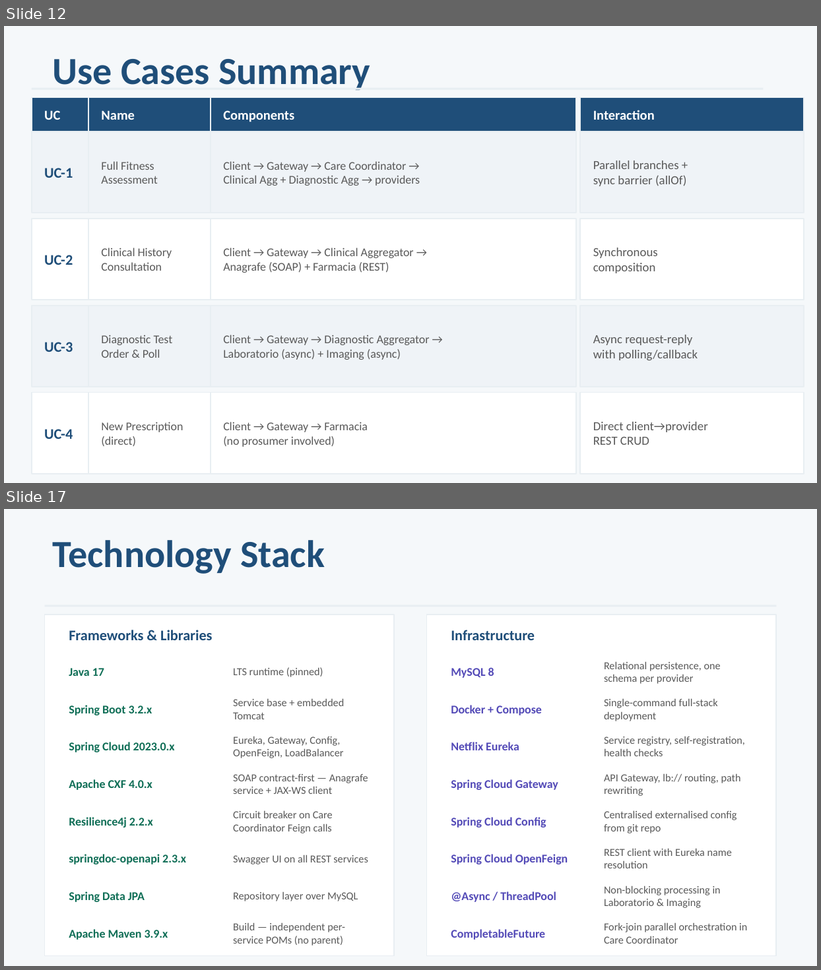
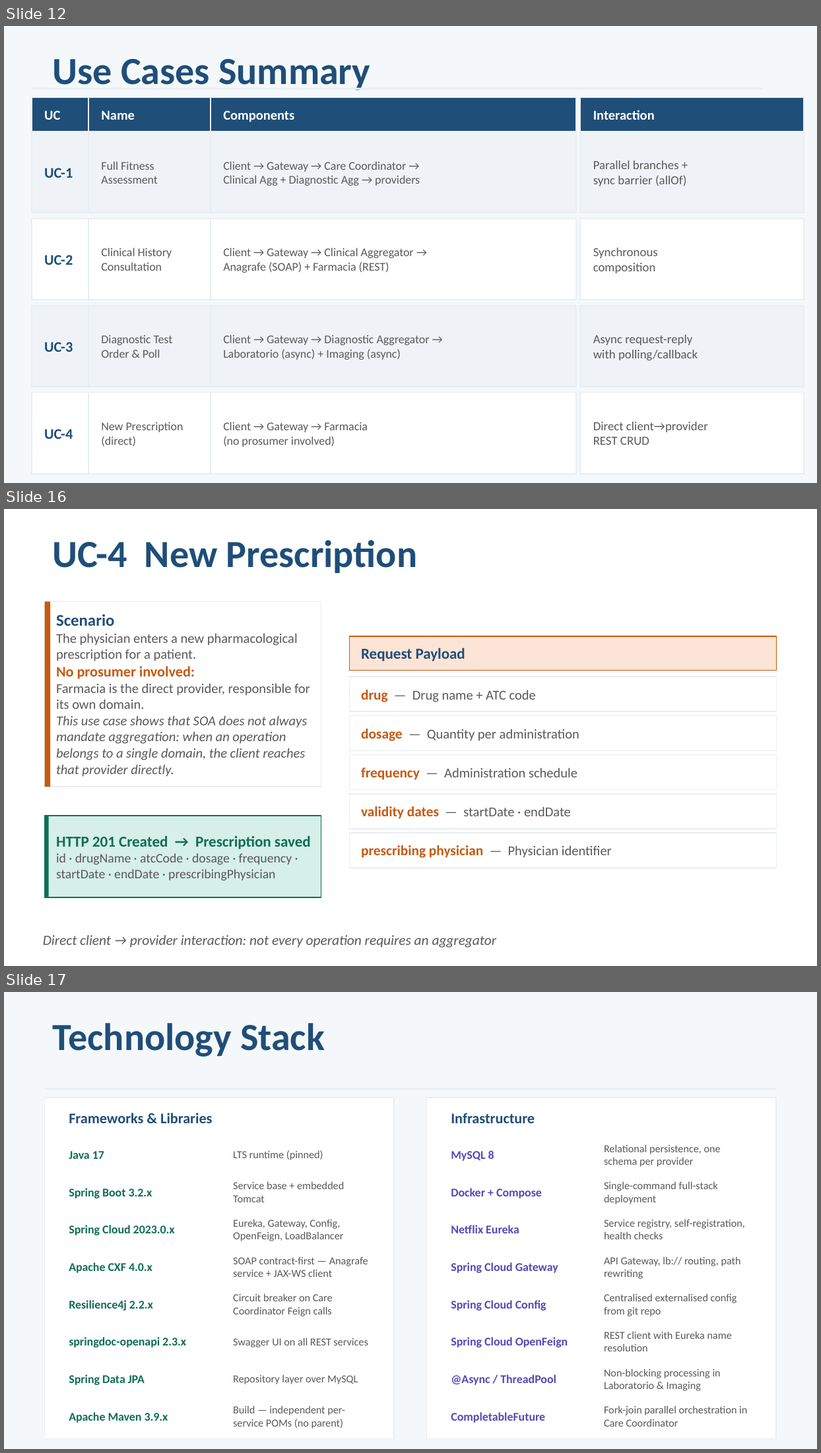
Before and after one commit to ediscota/Healthsoa, a slide deck: docs/HealthSOA_Presentation.pptx. Shown one above the other, each under a label of ours: slides 12 and 17 before the commit, slides 12, 16 and 17 after it; the slides between them are not shown. The pictures are 821x970 and 821x1453 pixels, drawn with LibreOffice and Linux fonts; fonts in the diff are those of the drawing. Boxes give left, top, right and bottom in pixels: in the first picture for what was removed or moved away, otherwise in the second. Text is boxed around its words. In the diff, an @@ line names an element or a change of style, - is before the commit and + after.

```diff
--- a/docs/HealthSOA_Presentation.pptx
+++ b/docs/HealthSOA_Presentation.pptx
@@ slide 16 added at bbox=[4, 509, 817, 966], background #FFFFFF @@
@@ text added at bbox=[53, 540, 417, 573], 34 pt, text #1F4E79, bold @@
+UC-4 New Prescription
@@ rectangle added at bbox=[45, 601, 321, 787], fill #FFFFFF, outline #E8EEF2 1 pt, 12 pt, text #595959 @@
+Scenario
+The physician enters a new pharmacological prescription for a patient.
+No prosumer involved:
+Farmacia is the direct provider, responsible for its own domain.
+This use case shows that SOA does not always mandate aggregation: when an operation belongs to a single domain, the client reaches that provider directly.
@@ rectangle added at bbox=[45, 601, 50, 787], fill #C55A11 @@
@@ rectangle added at bbox=[350, 636, 776, 670], fill #FCE4D6, outline #C55A11 1 pt, 13.5 pt, text #1F4E79, bold @@
+Request Payload
@@ rectangle added at bbox=[350, 677, 355, 712], fill #C55A11 @@
@@ rectangle added at bbox=[350, 677, 776, 712], fill #FFFFFF, outline #E8EEF2 1 pt, 12 pt, text #595959 @@
+drug — Drug name + ATC code
@@ rectangle added at bbox=[350, 716, 355, 751], fill #C55A11 @@
@@ rectangle added at bbox=[350, 716, 776, 751], fill #FFFFFF, outline #E8EEF2 1 pt, 12 pt, text #595959 @@
+dosage — Quantity per administration
@@ rectangle added at bbox=[350, 755, 355, 789], fill #C55A11 @@
@@ rectangle added at bbox=[350, 755, 776, 789], fill #FFFFFF, outline #E8EEF2 1 pt, 12 pt, text #595959 @@
+frequency — Administration schedule
@@ rectangle added at bbox=[350, 793, 355, 828], fill #C55A11 @@
@@ rectangle added at bbox=[350, 793, 776, 828], fill #FFFFFF, outline #E8EEF2 1 pt, 12 pt, text #595959 @@
+validity dates — startDate · endDate
@@ rectangle added at bbox=[45, 815, 321, 897], fill #D6EFE8, outline #0F6E56 1 pt, 11.5 pt, text #595959 @@
+HTTP 201 Created → Prescription saved
+id · drugName · atcCode · dosage · frequency · startDate · endDate · prescribingPhysician
@@ rectangle added at bbox=[45, 815, 49, 897], fill #0F6E56 @@
@@ rectangle added at bbox=[350, 832, 355, 867], fill #C55A11 @@
@@ rectangle added at bbox=[350, 832, 776, 867], fill #FFFFFF, outline #E8EEF2 1 pt, 12.5 pt, text #C55A11, bold @@
+prescribing physician — Physician identifier
@@ text added at bbox=[43, 935, 497, 948], 12.5 pt, text #595959, italic @@
+Direct client → provider interaction: not every operation requires an aggregator
```
Also in this commit, not shown: 3 other slides added, 4 slides removed.
